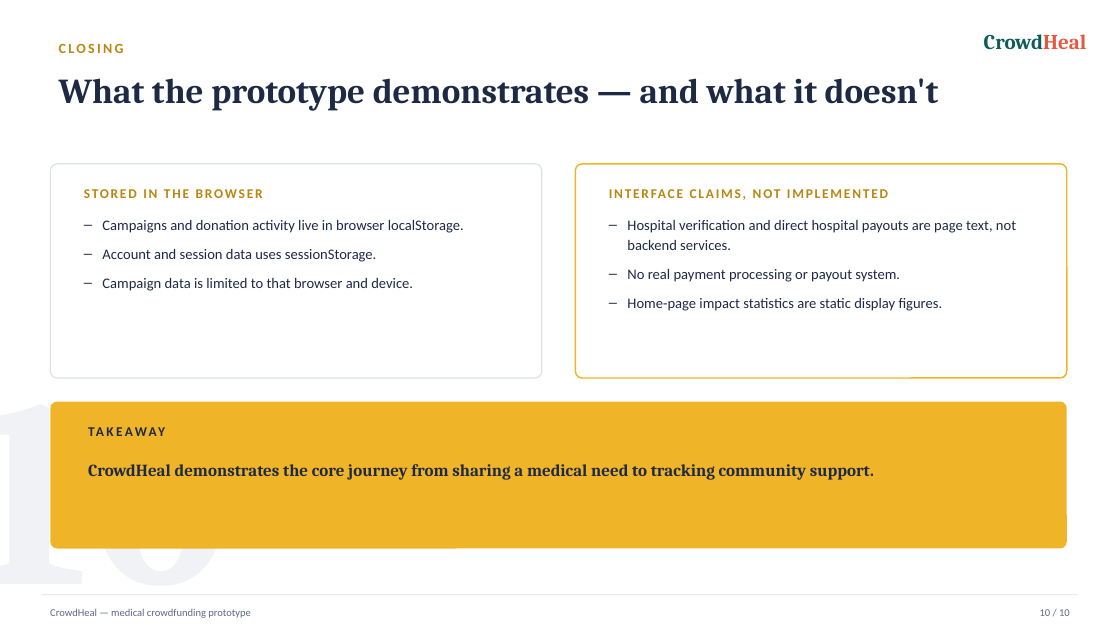
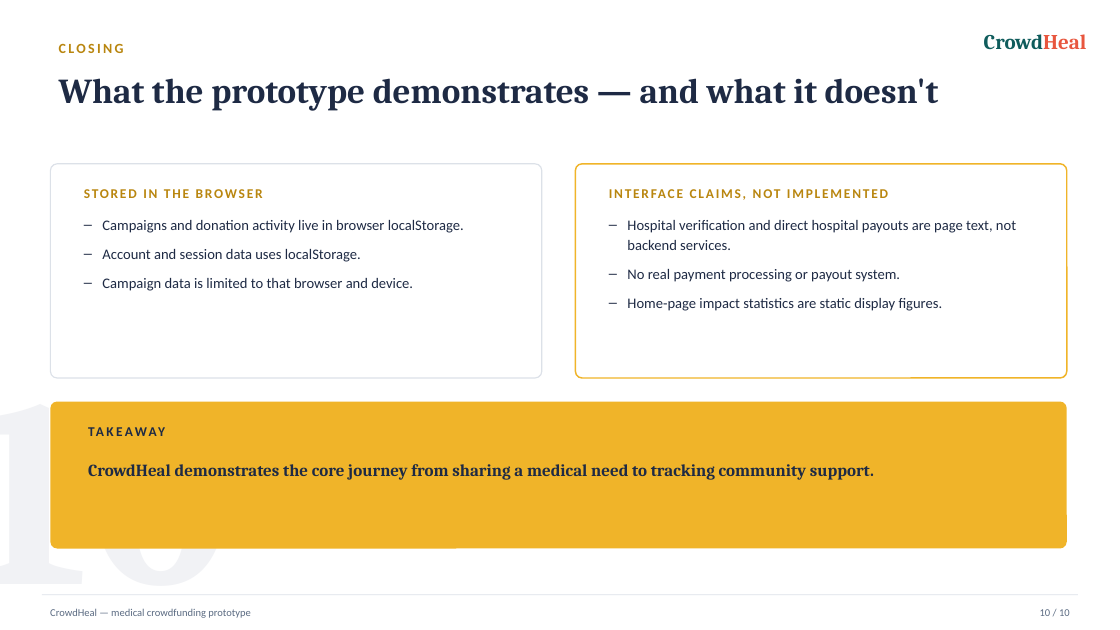
Before and after one commit to akshayreddy051288/crowdfunding-platform, a slide deck: slide 10 of CrowdHeal.pptx. Drawn at 1120x630 pixels with LibreOffice and Linux fonts; fonts in the diff are those of the drawing. Boxes give left, top, right and bottom in pixels: in the first picture for what was removed or moved away, otherwise in the second. Text is boxed around its words. In the diff, an @@ line names an element or a change of style, - is before the commit and + after.

Commit message:
New PPT

```diff
--- a/CrowdHeal.pptx
+++ b/CrowdHeal.pptx
@@ text at (x1=102, y1=249, x2=361, y2=262): text changed @@
-– Account and session data uses sessionStorage.
+– Account and session data uses localStorage.
```
Also in this commit, not shown: 1 other slide changed.
